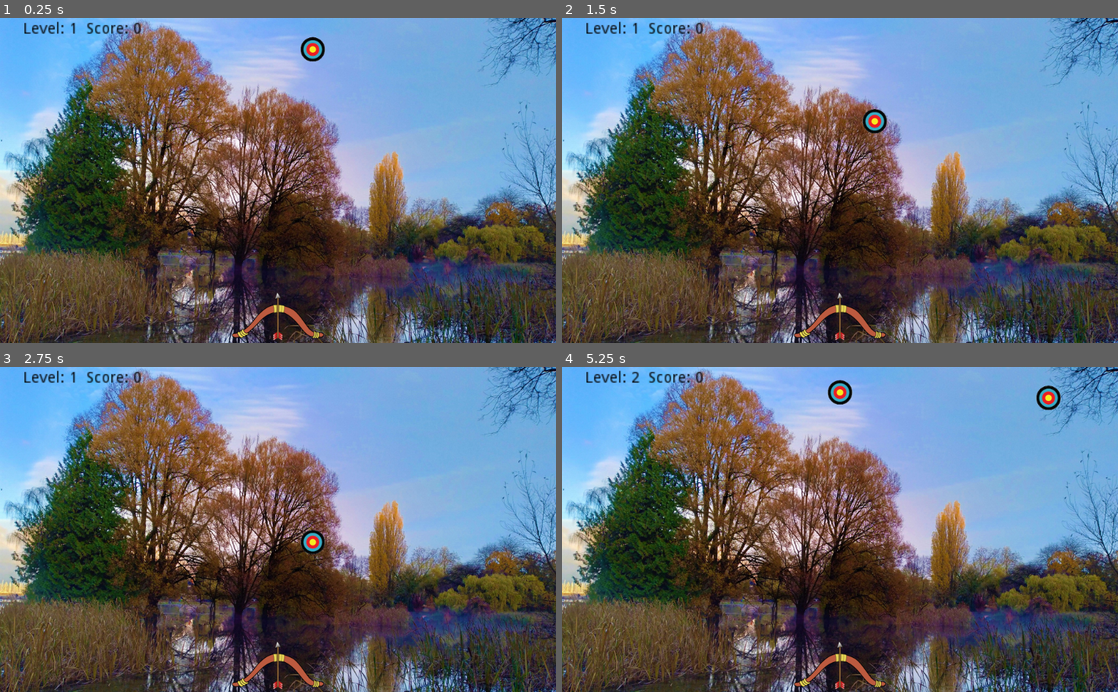
Above: before the commit, frames 1-4 (two rows, left to right).
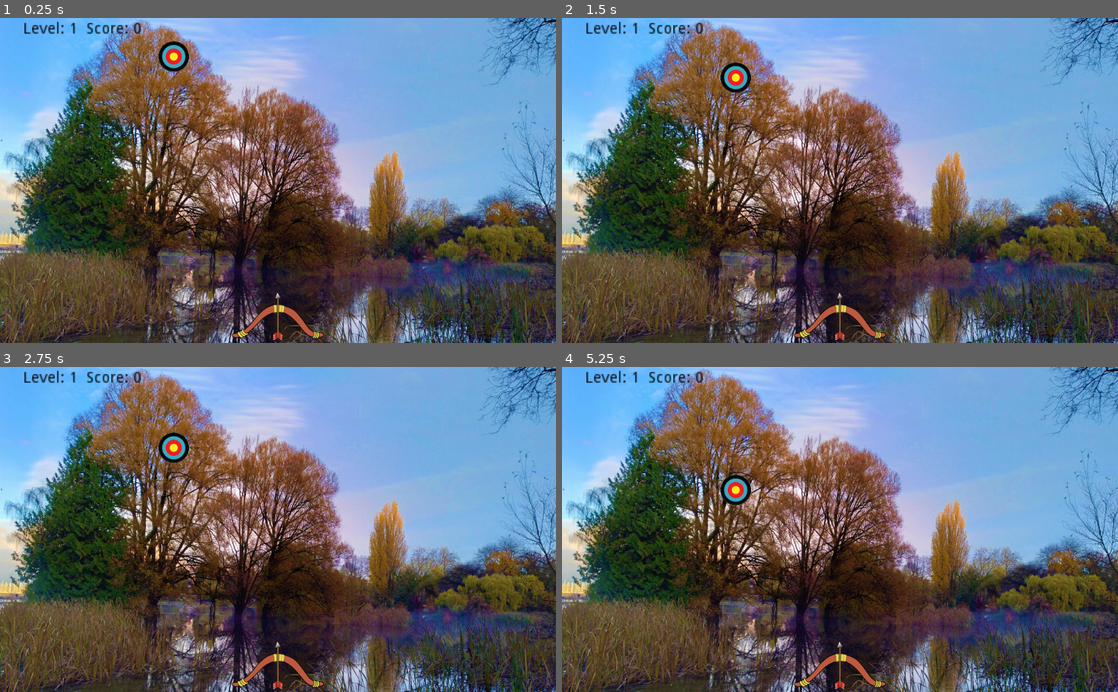
Above: after the commit, the same moments.

Repository: AlbertoPachecoDev/MovingTargetGame
Game: Godot game, scene res://Level.tscn
The game is run twice, just before and just after one commit, with the same random seed, the same clock (stepped at 60 frames per second) and the same inputs.
Inputs (mouse positions are in pixels of both pictures, inside the frame that each line leads up to):
- Up to frame 1 (0.25 s): no input
- Up to frame 2 (1.5 s): move the mouse to (962, 164) at 0.52 s; click (962, 164) at 0.67 s; move the mouse to (728, 196) at 1.27 s; click (728, 196) at 1.42 s
- Up to frame 3 (2.75 s): move the mouse to (333, 458) at 2.02 s; click (333, 458) at 2.17 s
- Up to frame 4 (5.25 s): move the mouse to (812, 594) at 2.77 s; click (812, 594) at 2.92 s; move the mouse to (1006, 578) at 3.52 s; click (1006, 578) at 3.67 s; move the mouse to (673, 480) at 4.27 s; click (673, 480) at 4.42 s; move the mouse to (867, 529) at 5.02 s; click (867, 529) at 5.17 s

The runs differ from the first frame. In frame 1, 0.7% of the frame differs, in the area x 28-59%, y 5-17%; in frame 2, 0.7%; in frame 3, 0.7%; in frame 4, 1.0%, in the area x 12-90%, y 1-43%.

Commit message:
Ver 2.1
Minor fixes

Diff:
--- a/Global.gd
+++ b/Global.gd
@@ -26,6 +26,7 @@
 	Rnd.randomize()
 	TargetWidth = TargetImage.get_width()
 	Cols = range(TargetWidth, ScreenW, TargetWidth) # generate cols array
+	Cols.remove(Cols.size()/2) # remove middle column
 	z_index = 1
 	set_process(true)
 
--- a/Level.gd
+++ b/Level.gd
@@ -19,8 +19,8 @@
 		var img = obj.get_node("sprite")
 		obj.id = i
 		img.set_texture(Global.TargetImage)
-		img.set_scale(Vector2(0.8, 0.8))
-		img.set_position(Vector2(cols.pop_back(), Global.TargetWidth/2))
+		# img.set_scale(Vector2(0.8, 0.8))
+		img.set_position(Vector2(cols.pop_back(), Global.TargetWidth)) #Global.TargetWidth/2))
 		targets.append(i) # contador targets
 		add_child(obj)
 		obj.connect("kill", self, "kill_target") # receive signal
--- a/Target.gd
+++ b/Target.gd
@@ -10,7 +10,7 @@
 onready var floorY = Global.ScreenH - Global.TargetWidth
 
 func _ready():
-	var y = Global.Rnd.randf_range(80.0, 160.0) # falling spped
+	var y = Global.Rnd.randf_range(24.0, 48.0 - 2*Global.Level) # falling spped
 	speed = Vector2(0, y) # set speed
 	set_process(true)
 
--- a/target_sprite.gd
+++ b/target_sprite.gd
@@ -1,9 +1,12 @@
 # target_sprite.gd
 
 extends Sprite
+
+signal kill(id)
 
 func _input(event): # sprite clicked: https://www.youtube.com/watch?v=Om7JzfU_plw
 	if event is InputEventMouseButton and event.pressed and event.button_index == BUTTON_LEFT: # click?
 		if get_rect().has_point(to_local(event.position)): # sprite clicked?
 			Global.Score += 100 # winning points
 			queue_free() # remove sprite
+			emit_signal("kill", get_parent().id)
Not shown, changed: README.md
